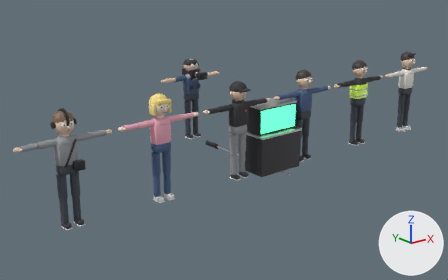
The Blender file Studio_Characters_And_Props.blend as it was, and as the next commit left it.
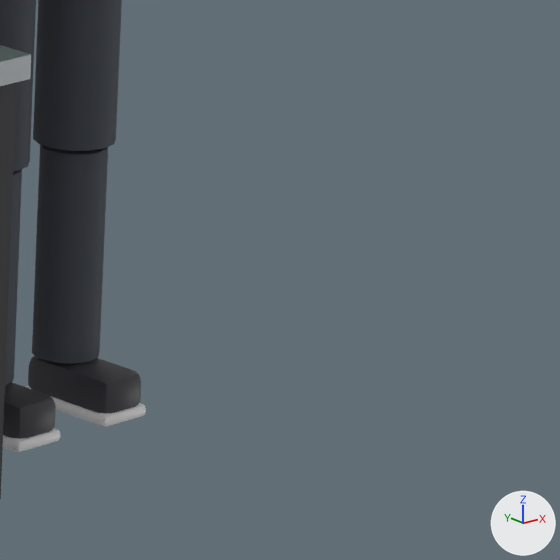
The first picture shows the older version from a 50 mm camera at (-7.5, -7.98, 3.95) aimed at (-0.21, 1.13, 0.3). The close-ups show the older and then the newer version on the part from 67% to 77% of the width and 44% to 61% of the height of that picture. Only the edits that show in the close-ups are written down. The lights are fixed; the arrows at lower right show +X, +Y and +Z.

Script lines for the objects in view, before the commit:
```python
ob_skm_crew_megaphone = bpy.data.objects.new('SKM_Crew_Megaphone', me_skm_crew_megaphone_mesh)
ob_skm_crew_megaphone.location = (0.8, 0.0, 0.0)
ob_sm_prop_boommic = bpy.data.objects.new('SM_Prop_BoomMic', me_cylinder_059)
ob_sm_prop_boommic.location = (0.0, 0.6, 0.0)
ob_sm_prop_boommic.rotation_euler = (1.571, 0.0, 0.0)  # degrees (90, 0, 0)
ob_sm_prop_directormonitor = bpy.data.objects.new('SM_Prop_DirectorMonitor', me_cube_072)
ob_sm_prop_directormonitor.location = (0.0, 0.0, 0.36)
```
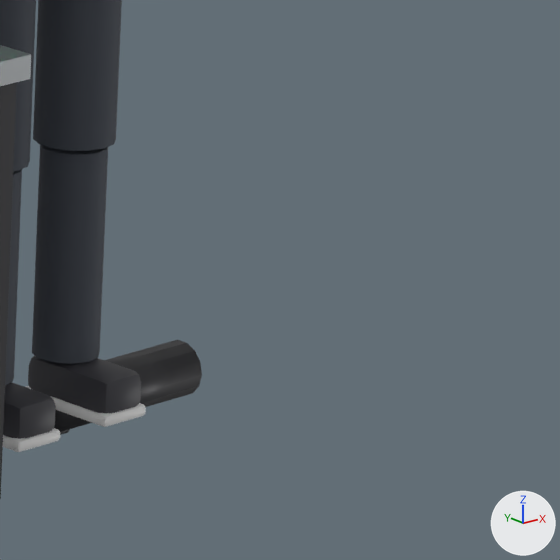
Diff of the bpy script that builds the scene:
```diff
--- a/Studio_Characters_And_Props.blend.py
+++ b/Studio_Characters_And_Props.blend.py
@@ me_cylinder_059 @@
 # used by ob_sm_prop_boommic; location = (0.0, 0.6, 0.0); rotation_euler = (1.571, 0.0, 0.0), in degrees (90, 0, 0)
-me_cylinder_059.from_pydata(...)  # 72 vertices, 42 faces; spans x -0.05..0.05, y -0.05..0.05, z -1.36..1.1
+me_cylinder_059.from_pydata(...)  # 168 vertices, 118 faces; spans x -0.05..0.05, y -0.05..0.05, z -1.0..1.18
+# me_cylinder_059 part 1: a new loose piece, a 14-sided cylinder along z spanning x -0.047..0.047, y -0.048..0.048, z 0.86..1.18, in mat_mat_prop_black (dark grey #303035)
+# me_cylinder_059 part 2: the surface is now shaded smooth
+# other edits to the shape of me_cylinder_059 do not show in these pictures
 me_cylinder_059.materials.append(mat_mat_prop_metal)
@@ ob_sm_prop_boommic @@
 ob_sm_prop_boommic = bpy.data.objects.new('SM_Prop_BoomMic', me_cylinder_059)
-ob_sm_prop_boommic.location = (0.0, 0.6, 0.0)
-ob_sm_prop_boommic.rotation_euler = (1.571, 0.0, 0.0)  # degrees (90, 0, 0)
+ob_sm_prop_boommic.location = (0.0, 0.0, 0.0)
+ob_sm_prop_boommic.rotation_euler = (0.0, 1.571, 0.0)  # degrees (0, 90, 0)
```

Where the change shows, as pixel boxes [x1, y1, x2, y2] in the close-ups (560 x 560 px):
'SM_Prop_BoomMic', reshaped, moved, turned (not visible before)
    after: [54, 340, 202, 435]
part 1 of me_cylinder_059, added
    after: [55, 340, 202, 432]
